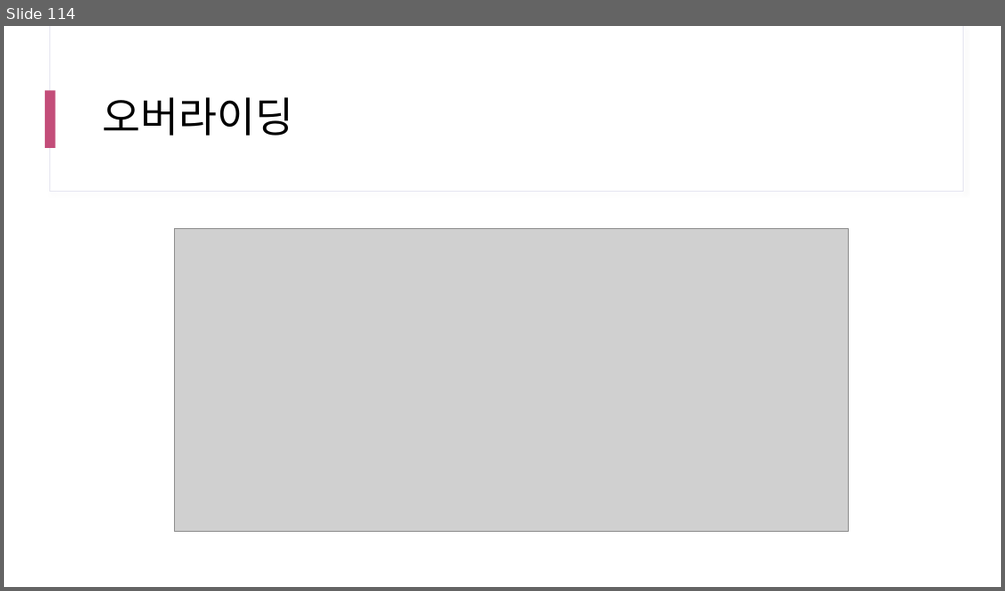
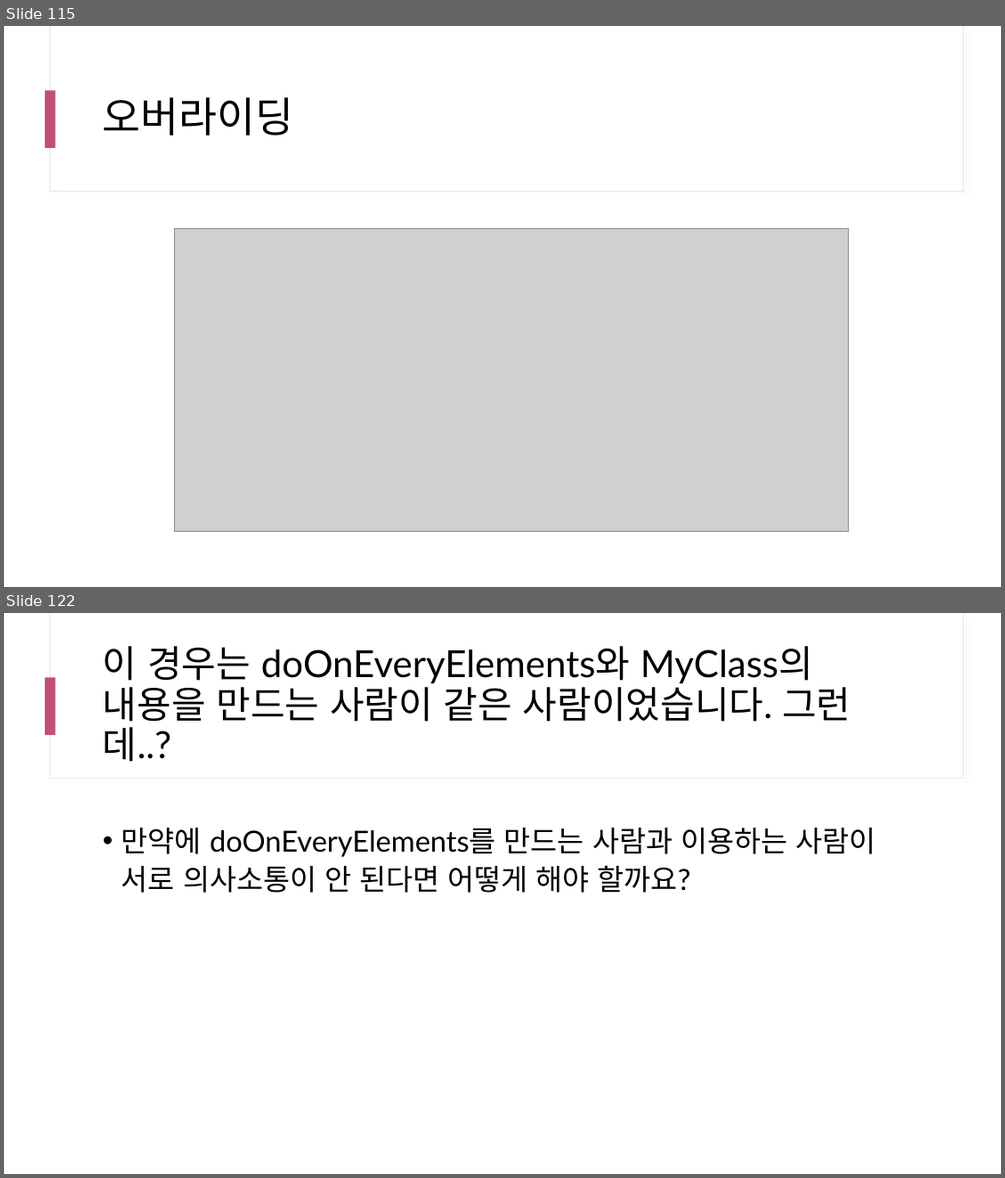
Before and after one commit to yhs0602/SPLIT_lecture_examples, a slide deck: docs/SPLIT 17차 Java.pptx. Shown one above the other, each under a label of ours: slide 114 before the commit, slides 115 and 122 after it; the slides between them are not shown. The pictures are 1005x591 and 1005x1178 pixels, drawn with LibreOffice and Linux fonts; fonts in the diff are those of the drawing; grey boxes stand for pictures. Boxes give left, top, right and bottom in pixels: in the first picture for what was removed or moved away, otherwise in the second. Text is boxed around its words. In the diff, an @@ line names an element or a change of style, - is before the commit and + after.

```diff
--- a/docs/SPLIT 17차 Java.pptx
+++ b/docs/SPLIT 17차 Java.pptx
@@ slide 122 added at bbox=[4, 613, 1001, 1174], background #FFFFFF; not listed: 3 template elements that a slide beside it also shows @@
@@ title added at bbox=[103, 646, 850, 762], 36 pt, text #000000 @@
+이 경우는 doOnEveryElements와 MyClass의 내용을 만드는 사람이 같은 사람이었습니다. 그런데..?
@@ text added at bbox=[121, 827, 875, 892], 28 pt, text #000000 @@
+• 만약에 doOnEveryElements를 만드는 사람과 이용하는 사람이 서로 의사소통이 안 된다면 어떻게 해야 할까요?
@@ what was slide 114 is now slide 115 @@
```
Also in this commit, not shown: 1 slide changed, 39 other slides added.
